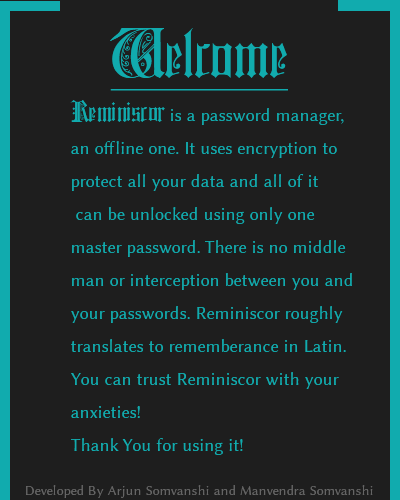
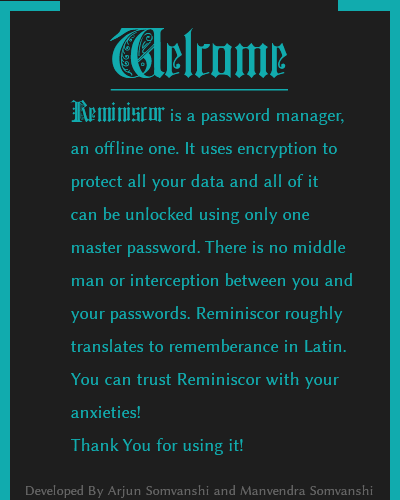
The second 400x500 image is a revision of the first. Changes to its layers:
painted on "Reminiscor is a password manager, an offline one. It uses en" over 71, 207, 315, 224
